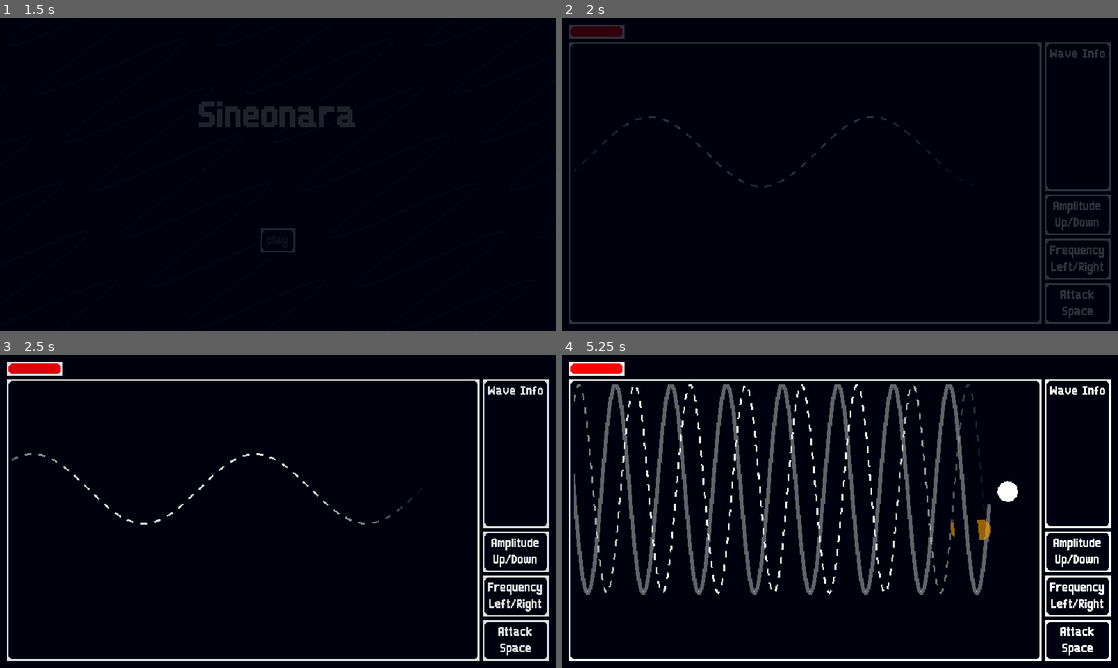
Above: before the commit, frames 1-4 (two rows, left to right).
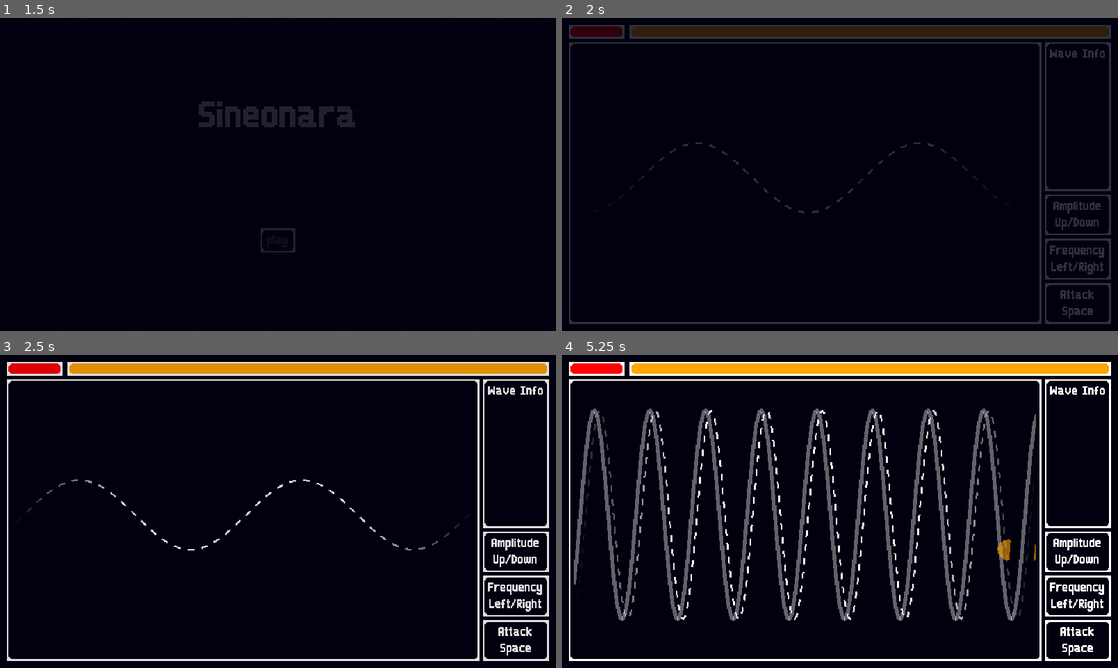
Above: after the commit, the same moments.

Repository: riSygneD/Sineonara
Game: Godot game, scene res://main.tscn
Two runs of this game, one before a commit and one after it. Both use one fixed random seed, a clock stepped at 60 frames per second and the inputs below. The project has no main scene, so this scene is started directly.
Inputs:
- Up to frame 1 (1.5 s): click "play" at 0.5 s; hold Space (attack) from 1.28 s (still down)
- Up to frame 2 (2 s): keep holding Space (attack); tap S (decrease_amplitude) at 1.55 s
- Up to frame 3 (2.5 s): release Space (attack) at 2.03 s; tap S (decrease_amplitude) at 2.1 s; tap D (decrease_frequency) at 2.3 s
- Up to frame 4 (5.25 s): tap D (decrease_frequency) at 2.85 s; tap W (increase_amplitude) at 3.05, 3.6 s; tap A (increase_frequency) at 3.8, 4.35 s; hold Space (attack) 4.28-5.03 s; tap Space (attack) at 5.1 s

Frame 1 is identical in both runs. In frame 2, 4.2% of the frame differs, in the area x 5-99%, y 2-63%; in frame 3, 4.4%; in frame 4, 21%, in the area x 2-99%, y 2-85%.

Commit message:
Added EnergyUI; made some player vars private

Diff:
--- /dev/null
+++ b/energy_ui.gd
@@ -0,0 +1,37 @@
+extends PanelContainer
+
+
+const ENERGY_BAR_COLOR_BASE := Color.ORANGE
+const ENERGY_RECHARGE_RATE_BASE : float = 0.5 # per second
+
+
+var max_energy : float = 12.0
+var energy : float = 0.0:
+	set = set_energy,
+	get = get_energy
+var energy_recharge_rate : float = ENERGY_RECHARGE_RATE_BASE
+
+
+@onready var energy_bar: ColorRect = %EnergyBar
+
+
+func _ready() -> void:
+	await get_tree().process_frame
+	set_energy(max_energy)
+
+
+func _physics_process(delta: float) -> void:
+	energy += energy_recharge_rate * delta
+
+
+func set_energy(value : float) -> void:
+	var target_value : float = minf(maxf(0, value), max_energy)
+	if energy == target_value:
+		return
+	energy = target_value
+	var energy_ratio : float = energy / max_energy
+	energy_bar.set_custom_minimum_size(Vector2(size.x * energy_ratio, 0))
+
+
+func get_energy() -> float:
+	return energy
--- /dev/null
+++ b/energy_ui.tscn
@@ -0,0 +1,24 @@
+[gd_scene load_steps=4 format=3 uid="uid://cd48d6qb7r8pm"]
+
+[ext_resource type="Theme" uid="uid://18prg1h5nv17" path="res://main_menu_theme.tres" id="1_y66hx"]
+[ext_resource type="Script" uid="uid://dwelk77yn6gqf" path="res://energy_ui.gd" id="2_jmq3l"]
+
+[sub_resource type="StyleBoxEmpty" id="StyleBoxEmpty_0ghdw"]
+
+[node name="EnergyUI" type="PanelContainer"]
+offset_right = 64.0
+offset_bottom = 16.0
+size_flags_horizontal = 3
+theme = ExtResource("1_y66hx")
+theme_override_styles/panel = SubResource("StyleBoxEmpty_0ghdw")
+script = ExtResource("2_jmq3l")
+
+[node name="EnergyBar" type="ColorRect" parent="."]
+unique_name_in_owner = true
+custom_minimum_size = Vector2(64, 0)
+layout_mode = 2
+size_flags_horizontal = 8
+color = Color(1, 0.64705884, 0, 1)
+
+[node name="BorderOver" type="PanelContainer" parent="."]
+layout_mode = 2
--- a/game_ui.tscn
+++ b/game_ui.tscn
@@ -1,8 +1,9 @@
-[gd_scene load_steps=4 format=3 uid="uid://dw88n4b32l7vi"]
+[gd_scene load_steps=5 format=3 uid="uid://dw88n4b32l7vi"]
 
 [ext_resource type="Theme" uid="uid://18prg1h5nv17" path="res://main_menu_theme.tres" id="1_oaw30"]
 [ext_resource type="PackedScene" uid="uid://byy8jn02k43cq" path="res://health_ui.tscn" id="2_3rlp6"]
 [ext_resource type="PackedScene" uid="uid://cku8kjtawyxjg" path="res://game_world.tscn" id="2_mj8uy"]
+[ext_resource type="PackedScene" uid="uid://cd48d6qb7r8pm" path="res://energy_ui.tscn" id="3_3rlp6"]
 
 [node name="GameUI" type="Control"]
 layout_mode = 3
@@ -33,6 +34,9 @@
 theme_override_constants/separation = 6
 
 [node name="HealthUI" parent="MarginContainer/VBoxContainer/TopBar" instance=ExtResource("2_3rlp6")]
+layout_mode = 2
+
+[node name="EnergyUI" parent="MarginContainer/VBoxContainer/TopBar" instance=ExtResource("3_3rlp6")]
 layout_mode = 2
 
 [node name="PlayArea" type="HBoxContainer" parent="MarginContainer/VBoxContainer"]
--- a/game_world.tscn
+++ b/game_world.tscn
@@ -9,24 +9,24 @@
 script = ExtResource("1_e08lw")
 
 [node name="Camera2D" type="Camera2D" parent="."]
-position = Vector2(320, 180)
+position = Vector2(266, 150)
+
+[node name="Reference" type="PanelContainer" parent="Camera2D"]
+visible = false
+offset_left = -272.0
+offset_top = -156.0
+offset_right = 272.0
+offset_bottom = 156.0
+theme = ExtResource("3_ea1x0")
+
+[node name="ColorRect" type="ColorRect" parent="Camera2D/Reference"]
+custom_minimum_size = Vector2(532, 300)
+layout_mode = 2
+color = Color(1, 1, 1, 0)
 
 [node name="SpawnTimer" type="Timer" parent="."]
 unique_name_in_owner = true
 process_callback = 0
-
-[node name="Reference" type="PanelContainer" parent="."]
-visible = false
-offset_left = -6.0
-offset_top = -6.0
-offset_right = 538.0
-offset_bottom = 306.0
-theme = ExtResource("3_ea1x0")
-
-[node name="ColorRect" type="ColorRect" parent="Reference"]
-custom_minimum_size = Vector2(532, 300)
-layout_mode = 2
-color = Color(1, 1, 1, 0)
 
 [node name="PlayerPath" parent="." instance=ExtResource("2_e2o6t")]
 unique_name_in_owner = true
--- a/health_ui.gd
+++ b/health_ui.gd
@@ -14,7 +14,8 @@
 
 var max_health : int = 6
 var health : int = 6:
-	set = set_health
+	set = set_health,
+	get = get_health
 var tween : Tween
 
 
@@ -76,3 +77,6 @@
 		health_restored.emit()
 	else:
 		damage_taken.emit()
+
+func get_health() -> int:
+	return health
--- a/player_path.gd
+++ b/player_path.gd
@@ -9,14 +9,14 @@
 const PERIOD_FACTOR_STEPS : Array[float] = [16.0, 8.0, 4.0]
 
 
-var shift_speed_factor : float = BASE_SHIFT_SPEED_FACTOR
-var amplitude_step_idx : int = 0:
+var _shift_speed_factor : float = BASE_SHIFT_SPEED_FACTOR
+var _amplitude_step_idx : int = 0:
 	set = set_amplitude_step_idx
-var period_factor_step_idx : int = 0:
+var _period_factor_step_idx : int = 0:
 	set = set_period_factor_step_idx
-var shift_speed_tween : Tween
-var amplitude_tween : Tween
-var period_tween : Tween
+var _shift_speed_tween : Tween
+var _amplitude_tween : Tween
+var _period_tween : Tween
 
 
 @onready var path_visualizer: PathVisualizer = %PathVisualizer
@@ -31,41 +31,21 @@
 	if not event.is_pressed() or event.is_echo():
 		return
 	if event.is_action("attack"):
-		var attack_path : Path2D = Path2D.new()
-		var copied_curve : WaveCurve = curve.duplicate_deep(
-				Resource.DEEP_DUPLICATE_ALL) as WaveCurve
-		var attack_visualizer := PathEchoVisualizer.new()
-		var attack_hitbox := PathHitbox.new()
-		attack_path.set_curve(copied_curve)
-		add_child(attack_path)
-		attack_path.add_child(attack_visualizer)
-		attack_path.add_child(attack_hitbox)
-		attack_path.set_global_position(get_global_position())
-		attack_visualizer.hidden.connect(attack_path.queue_free)
-
-		if shift_speed_tween:
-			shift_speed_tween.pause()
-			shift_speed_tween.custom_step(IMPACT_DURATION)
-			shift_speed_tween.kill()
-		shift_speed_factor = IMPACT_SHIFT_SPEED_FACTOR
-		shift_speed_tween = create_tween().set_trans(Tween.TRANS_CUBIC)\
-				.set_ease(Tween.EASE_OUT)
-		shift_speed_tween.tween_property(self, "shift_speed_factor",
-				BASE_SHIFT_SPEED_FACTOR, IMPACT_DURATION)
+		attack()
 
 	elif event.is_action("decrease_amplitude"):
-		set_amplitude_step_idx(maxi(0, amplitude_step_idx - 1))
+		set_amplitude_step_idx(maxi(0, _amplitude_step_idx - 1))
 
 	elif event.is_action("increase_amplitude"):
 		set_amplitude_step_idx(mini(AMPLITUDE_STEPS.size() - 1,
-				amplitude_step_idx + 1))
+				_amplitude_step_idx + 1))
 
 	elif event.is_action("decrease_frequency"):
-		set_period_factor_step_idx(maxi(0, period_factor_step_idx - 1))
+		set_period_factor_step_idx(maxi(0, _period_factor_step_idx - 1))
 
 	elif event.is_action("increase_frequency"):
 		set_period_factor_step_idx(mini(PERIOD_FACTOR_STEPS.size() - 1,
-				period_factor_step_idx + 1))
+				_period_factor_step_idx + 1))
 
 	elif event.is_action("debug"):
 		collapse()
@@ -76,43 +56,79 @@
 
 
 func _physics_process(delta : float) -> void:
-	var shift_by : float = curve.period * shift_speed_factor * delta
+	var shift_by : float = curve.period * _shift_speed_factor * delta
 	var projected_shift_x : float = curve.shift.x + shift_by
 	curve.shift.x = fmod(projected_shift_x, curve.period)
 
 
+func attack() -> void:
+	var attack_path : Path2D = Path2D.new()
+	var copied_curve : WaveCurve = curve.duplicate_deep(
+			Resource.DEEP_DUPLICATE_ALL) as WaveCurve
+	var attack_visualizer := PathEchoVisualizer.new()
+	var attack_hitbox := PathHitbox.new()
+	attack_path.set_curve(copied_curve)
+	add_child(attack_path)
+	attack_path.add_child(attack_visualizer)
+	attack_path.add_child(attack_hitbox)
+	attack_path.set_global_position(get_global_position())
+	attack_visualizer.hidden.connect(attack_path.queue_free)
+
+	if _shift_speed_tween:
+		_shift_speed_tween.pause()
+		_shift_speed_tween.custom_step(IMPACT_DURATION)
+		_shift_speed_tween.kill()
+	_shift_speed_factor = IMPACT_SHIFT_SPEED_FACTOR
+	_shift_speed_tween = create_tween().set_trans(Tween.TRANS_CUBIC)\
+			.set_ease(Tween.EASE_OUT)
+	_shift_speed_tween.tween_property(self, "shift_speed_factor",
+			BASE_SHIFT_SPEED_FACTOR, IMPACT_DURATION)
+
+func increase_frequency() -> void:
+	pass
+
+func decrease_frequency() -> void:
+	pass
+
+func increase_amplitude() -> void:
+	pass
+
+func decrease_amplitude() -> void:
+	pass
+
+
 func set_amplitude_step_idx(value : int) -> void:
-	amplitude_step_idx = value
+	_amplitude_step_idx = value
 	if is_inside_tree():
-		tween_amplitude_to(AMPLITUDE_STEPS.get(amplitude_step_idx))
+		tween_amplitude_to(AMPLITUDE_STEPS.get(_amplitude_step_idx))
 
 
 func set_period_factor_step_idx(value : int) -> void:
-	period_factor_step_idx = value
+	_period_factor_step_idx = value
 	if is_inside_tree():
-		tween_period_factor_to(PERIOD_FACTOR_STEPS.get(period_factor_step_idx))
+		tween_period_factor_to(PERIOD_FACTOR_STEPS.get(_period_factor_step_idx))
 
 
 func tween_amplitude_to(value : float) -> void:
-	if amplitude_tween:
-		amplitude_tween.pause()
-		amplitude_tween.custom_step(0.2)
-		amplitude_tween.kill()
+	if _amplitude_tween:
+		_amplitude_tween.pause()
+		_amplitude_tween.custom_step(0.2)
+		_amplitude_tween.kill()
 	if is_equal_approx(curve.amplitude, value):
 		return
-	amplitude_tween = create_tween().set_trans(Tween.TRANS_CUBIC).set_ease(Tween.EASE_IN)
-	amplitude_tween.tween_property(curve, "amplitude", value, 0.2)
+	_amplitude_tween = create_tween().set_trans(Tween.TRANS_CUBIC).set_ease(Tween.EASE_IN)
+	_amplitude_tween.tween_property(curve, "amplitude", value, 0.2)
 
 
 func tween_period_factor_to(value : float) -> void:
-	if period_tween:
-		period_tween.pause()
-		period_tween.custom_step(0.2)
-		period_tween.kill()
+	if _period_tween:
+		_period_tween.pause()
+		_period_tween.custom_step(0.2)
+		_period_tween.kill()
 	if is_equal_approx(curve.period_factor, value):
 		return
-	period_tween = create_tween().set_trans(Tween.TRANS_CUBIC).set_ease(Tween.EASE_IN)
-	period_tween.tween_property(curve, "period_factor", value, 0.2)
+	_period_tween = create_tween().set_trans(Tween.TRANS_CUBIC).set_ease(Tween.EASE_IN)
+	_period_tween.tween_property(curve, "period_factor", value, 0.2)
 
 
 func collapse() -> void:
Not shown, added: energy_ui.gd.uid
